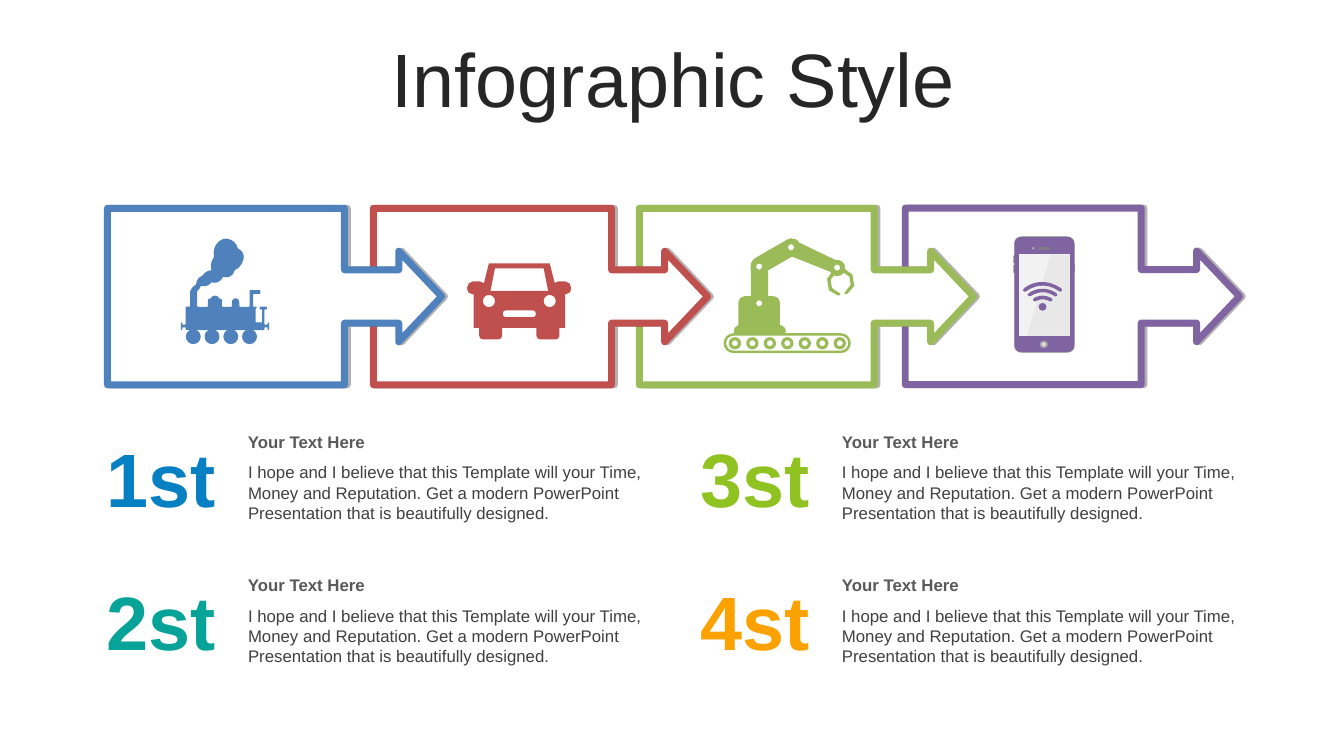
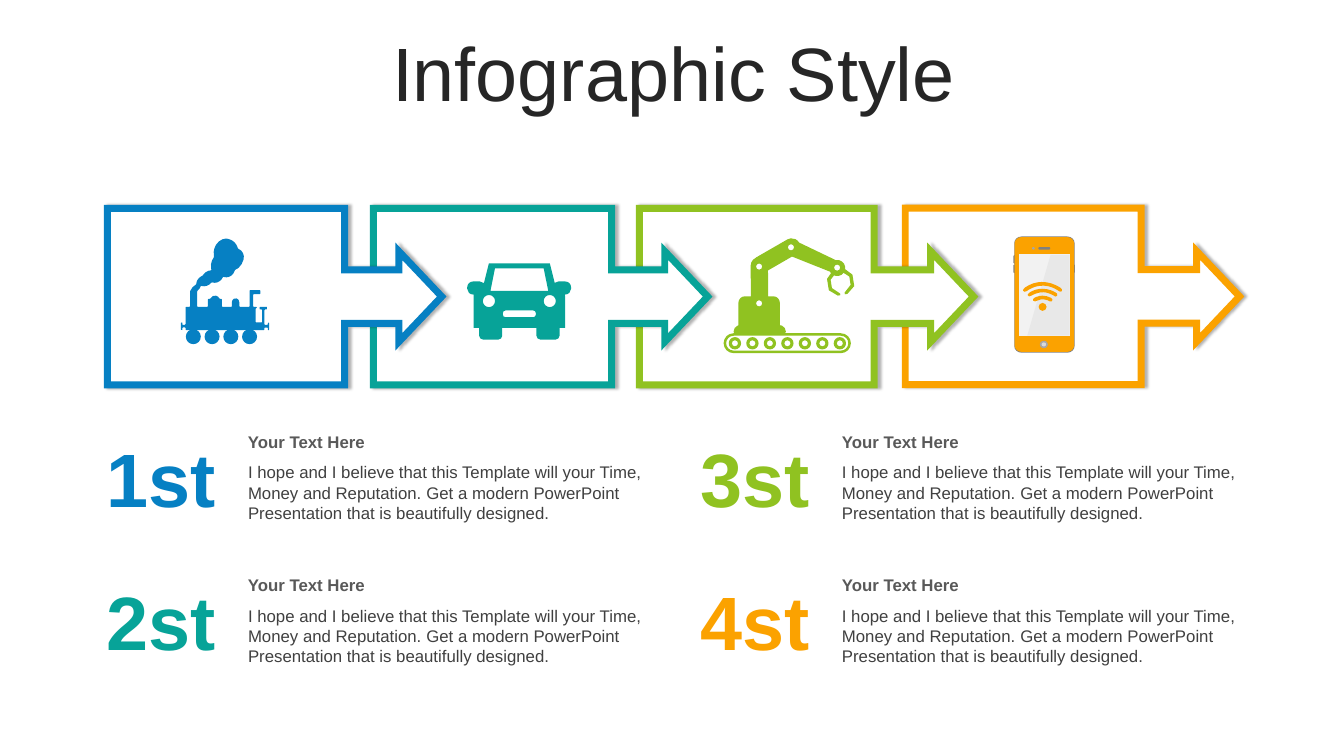
Before and after one commit to thanhlongvl/sportdemo, a slide deck: slide 17 of industry 4.0-Revolution-PowerPoint-Templates.pptx (slide 16 before the commit). Drawn at 1344x756 pixels with LibreOffice and Linux fonts; fonts in the diff are those of the drawing. Boxes give left, top, right and bottom in pixels: in the first picture for what was removed or moved away, otherwise in the second. Text is boxed around its words. In the diff, an @@ line names an element or a change of style, - is before the commit and + after.

```diff
--- a/industry 4.0-Revolution-PowerPoint-Templates.pptx
+++ b/industry 4.0-Revolution-PowerPoint-Templates.pptx
@@ text "Infographic Style" at (392,46,955,115): line spacing 1 to 0.9; more space between paragraphs @@
@@ right arrow callout at (108,209,443,385): outline #4F81BD 4.99 pt to #0680C3 5 pt; shadow changed @@
@@ right arrow callout at (373,209,708,385): outline #C0504D 4.99 pt to #07A398 5 pt; shadow changed @@
@@ right arrow callout at (639,209,974,385): outline #9BBB59 4.99 pt to #90C221 5 pt; shadow changed @@
@@ right arrow callout at (905,208,1240,384): outline #8064A2 4.99 pt to #FBA200 5 pt; shadow changed @@
@@ freeform shape at (180,239,269,331): fill #4F81BD to #0680C3; outline redrawn @@
@@ freeform shape at (734,238,854,334): fill #9BBB59 to #90C221; outline redrawn @@
@@ freeform shape at (1014,236,1075,352): fill #8064A2 to #FBA200 @@
@@ freeform shape at (468,263,572,339): fill #C0504D to #07A398; outline redrawn @@
@@ freeform shape at (1012,254,1015,263): outline redrawn @@
@@ freeform shape at (1073,263,1076,272): outline redrawn @@
@@ freeform shape at (1023,282,1063,312): fill #8064A2 to #FBA200; outline redrawn @@
@@ freeform shape at (205,330,220,345): fill #4F81BD to #0680C3; outline redrawn @@
@@ fill #4F81BD to #0680C3 in 3 elements at (186,330,201,345), (224,330,239,345), (242,330,257,345) @@
@@ freeform shape at (724,334,851,354): fill #9BBB59 to #90C221; outline redrawn @@
```
Also in this commit, not shown: 46 other slides changed, 4 slides added, 3 slides removed.
